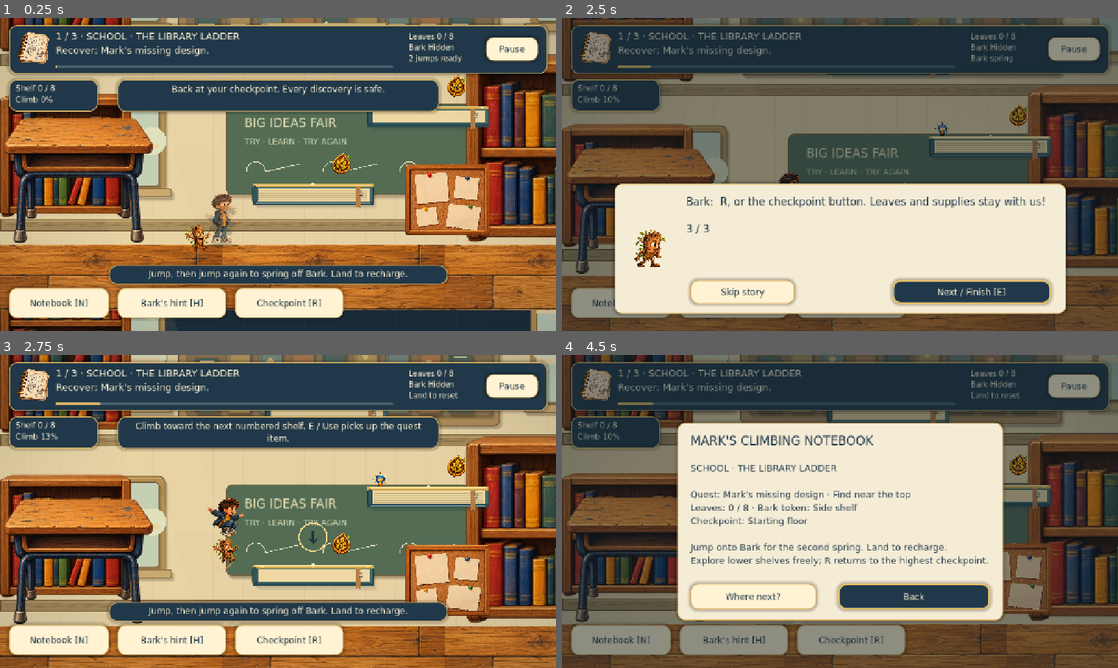
Above: before the commit, frames 1-4 (two rows, left to right).
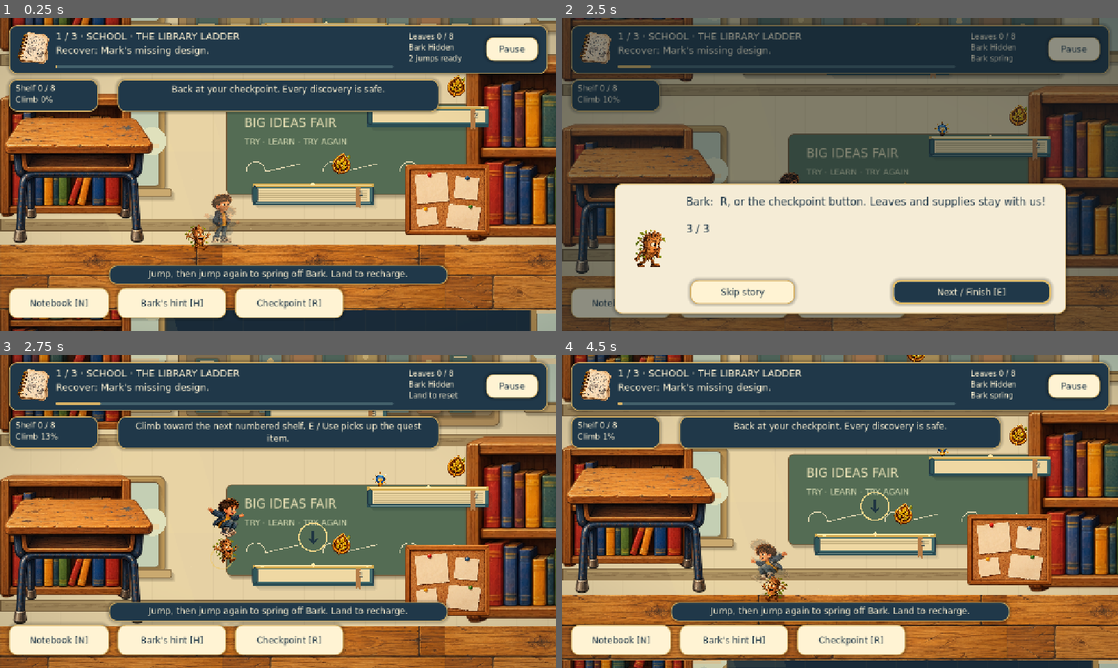
Above: after the commit, the same moments.

Repository: skhaze94-cloud/Mark-and-Bark
Game: Godot game, scene res://tests/jump_review.tscn
Two runs of this game, one before a commit and one after it. Both use one fixed random seed, a clock stepped at 60 frames per second and the inputs below. This scene is started directly instead of the project's main scene.
Inputs (mouse positions are in pixels of both pictures, inside the frame that each line leads up to):
- Up to frame 1 (0.25 s): no input
- Up to frame 2 (2.5 s): click "Pause" at 0.5 s; click "Checkpoint [R]" at 1.25 s; tap Enter at 2 s; move the mouse to (962, 158) at 2.02 s; hold D (right) from 2.03 s (still down); hold H (hint) from 2.03 s (still down); click (962, 158) at 2.17 s; tap Space (jump) at 2.27 s; tap E (interact) at 2.3 s
- Up to frame 3 (2.75 s): keep holding D (right); keep holding H (hint); tap Space (jump) at 2.57 s
- Up to frame 4 (4.5 s): release D (right) at 2.75 s; release H (hint) at 2.75 s; drag from (728, 527) to (812, 574) at 2.77 s; click "Return to checkpoint" at 3.5 s; move the mouse to (895, 442) at 4.27 s; hold A (left) from 4.28 s (still down); hold N (notebook) from 4.28 s (still down)

Frames 1-2 are identical in both runs. In frame 3, less than 0.1% of the frame differs, in the area x 38-43%, y 58-67%; in frame 4, 83%, in the area x 0-100%, y 0-100%.

Commit message:
Polish spring landings, launch direction and companion shelf recovery

Diff:
--- a/project.godot
+++ b/project.godot
@@ -2,7 +2,7 @@
 
 [application]
 config/name="Mark & Bark: The Big Idea"
-config/version="2.0.1 Smooth Spring"
+config/version="2.0.2 Spring Polish"
 run/main_scene="res://scenes/mega.tscn"
 config/features=PackedStringArray("4.4", "GL Compatibility")
 config/description="Three giant vertical climbs through school, bedroom and invention attic, with Bark-assisted spring jumps, quest items, collectibles and forgiving checkpoints."
--- a/scripts/mega_main.gd
+++ b/scripts/mega_main.gd
@@ -20,6 +20,7 @@
 var spring_anchor=Vector2.ZERO
 var spring_contacts=0
 var spring_facing=1
+var spring_release_velocity=0.0
 var dialogue=[]
 var page=0
 var dialogue_portrait: TextureRect
@@ -178,7 +179,7 @@
 func jumped(second):
 	play_sound("jump",1.15 if second else .95)
 	if second:
-		spring_age=0;spring_anchor=campus.bark.position;spring_facing=player.facing;spring_contacts+=1
+		spring_age=0;spring_anchor=campus.bark.position;spring_facing=player.facing;spring_release_velocity=player.velocity.x;spring_contacts+=1
 		campus.bark.texture=Art.tex("bark_actions_hop");player.spring_contact=true;player.show_pose("young_actions_crouch",.09)
 		if spring_contacts%4==1:toast(["Bark: Feet on my leaves! Mark: Spring, please—not sneeze.","Bark: Try three jumps! Mark: We get two. Make this one count.","Bark: Aim for next Tuesday! Mark: The shelf will do."][int(spring_contacts/4)%3])
 func landed(at,strength):
@@ -253,7 +254,7 @@
 	if mode!="campus" or (busy and is_instance_valid(dialogue_label)):return
 	close();var cp=int(Mega.runs[Mega.current].checkpoint);last_shelf=maxi(0,cp+1)
 	player.position=campus.platforms[cp].get_center()+Vector2(0,-12) if cp>=0 else Vector2(510,645)
-	player.velocity=Vector2.ZERO;player.reset_jumps();spring_age=9;campus.bark.rotation=0;campus.bark.position=player.position+Vector2(-80,0);camera.position=Vector2(clampf(player.position.x,640,960),player.position.y-150)
+	player.velocity=Vector2.ZERO;player.reset_jumps();spring_age=9;campus.bark.rotation=0;campus.bark.scale=Vector2(.2*player.facing,.2);campus.bark.position=player.position+Vector2(-80,0);camera.position=Vector2(clampf(player.position.x,640,960),player.position.y-150)
 	toast("Back at your checkpoint. Every discovery is safe.")
 func pause_game():
 	if mode!="campus" or busy:return
@@ -326,6 +327,10 @@
 func update_bark_jump(delta: float) -> void:
 	if mode!="campus" or busy:return
 	var bark=campus.bark
+	# Landings interrupt the airborne choreography, including low ceiling hops.
+	if player.is_on_floor() and spring_age<.45:
+		spring_age=9.0
+		player.spring_contact=false
 	var age_before=spring_age
 	spring_age+=delta
 	var goal: Vector2
@@ -344,13 +349,19 @@
 			player.show_pose("young_actions_jump",.23)
 		var release=clampf((spring_age-.10)/.35,0,1)
 		# Depart from the actual contact position, without a phase-boundary snap.
-		goal=spring_anchor+Vector2(player.velocity.x*.10*release,28*release*release)
+		goal=spring_anchor+Vector2(spring_release_velocity*.10*release,28*release*release)
 		response=18.0
 		desired_scale=Vector2(.19*spring_facing,.22)
 	else:
 		var ready=not player.is_on_floor() and player.jumps_used<2
 		goal=player.position+Vector2(0,60)+player.velocity/22.0 if ready else player.position+Vector2(-75*player.facing,0)
-		if player.is_on_floor():goal.y=campus.support_y(goal.x,player.position.y)
+		if player.is_on_floor():
+			# Keep a resting companion on the same shelf even near its edge.
+			for shelf in campus.platforms:
+				if absf(player.position.y-shelf.position.y)<6 and player.position.x>=shelf.position.x-15 and player.position.x<=shelf.end.x+15:
+					goal.x=clampf(goal.x,shelf.position.x+16,shelf.end.x-16)
+					break
+			goal.y=campus.support_y(goal.x,player.position.y)
 		response=22.0 if ready else 9.0
 		bark.texture=Art.tex("bark_actions_hop" if ready else ("bark_actions_walk_stride_a" if absf(player.velocity.x)>30 else "bark_actions_idle"))
 	bark.position=bark.position.lerp(goal,1-exp(-delta*response))
--- a/scripts/player.gd
+++ b/scripts/player.gd
@@ -90,6 +90,8 @@
 		jump_buffer -= delta
 		coyote = 0.14 if is_on_floor() else coyote-delta
 		velocity.x = move_toward(velocity.x,axis*SPEED,1800*delta)
+		if absf(velocity.x)>10:
+			facing = 1 if velocity.x>0 else -1
 		if jump_buffer > 0:
 			if coyote > 0 and jumps_used==0:
 				velocity.y = JUMP
@@ -119,6 +121,10 @@
 	if absf(velocity.x)>10:
 		facing = 1 if velocity.x>0 else -1
 	sprite.scale.x = visual_scale*facing
+	# A nearby landing can interrupt a spring; never retain its crouch on a shelf.
+	if is_on_floor() and spring_contact:
+		spring_contact=false
+		pose_lock=0
 	pose_lock -= delta
 	if pose_lock <= 0:
 		var pose = "young_actions_idle"
@@ -184,6 +190,13 @@
 
 func reset_jumps() -> void:
 	spring_contact=false
+	pose_lock=0
+	landing=0
+	if is_instance_valid(sprite):
+		sprite.texture=Art.tex("young_actions_idle")
+		last_texture=sprite.texture
+		sprite.modulate.a=1
+		sprite.rotation=0
 	jumps_used=0
 	coyote=0
 	jump_buffer=0
--- a/tests/jump_review.gd
+++ b/tests/jump_review.gd
@@ -51,6 +51,28 @@
 	check(game.spring_age>age,"Resuming continues the launch")
 	game.retry();await ticks(8);Progress.settings.reduced_motion=true;game.jump();await ticks(24);game.jump();await ticks(3)
 	check(game.campus.bark.scale==Vector2.ONE*.2 and game.campus.bark.rotation==0,"Reduced motion removes squash and lean")
+	Progress.settings.reduced_motion=false
+	game.retry();await ticks(8);game.jump();await ticks(24);game.jump();await ticks(2);game.retry()
+	check(game.player.pose_lock<=0 and game.player.sprite.modulate.a==1 and game.campus.bark.scale==Vector2(.2*game.player.facing,.2),"Checkpoint clears contact pose and squash immediately")
+	game.retry();await ticks(8);game.jump();await ticks(2);game.jump();await ticks(2)
+	check(game.player.jumps_used==2 and game.player.velocity.y<-500,"Rapid double tap launches immediately")
+	game.jump();await ticks(2)
+	check(game.player.jumps_used==2,"Rapid third tap cannot add another spring")
+	game.retry();await ticks(8);game.player.facing=1;game.jump();await ticks(24)
+	game.fingers[-1]="left";game.jump();await ticks(2)
+	check(game.spring_facing==-1,"Reversing on the launch frame uses the new direction")
+	var release_speed=game.spring_release_velocity
+	game.fingers.clear();game.fingers[-2]="right";await ticks(12)
+	check(game.spring_release_velocity==release_speed and game.player.velocity.x>0,"Midair steering stays responsive without reversing Bark's release")
+	game.fingers.clear();game.retry();await ticks(8)
+	var ceiling=StaticBody2D.new();var collision=CollisionShape2D.new();var shape=RectangleShape2D.new();shape.size=Vector2(220,16);collision.shape=shape;ceiling.add_child(collision);ceiling.position=game.player.position+Vector2(0,-110);game.campus.add_child(ceiling)
+	await ticks(2);game.jump();await ticks(2);game.jump();await ticks(15)
+	check(game.player.is_on_floor() and not game.player.spring_contact and game.spring_age>=.45,"A low ceiling landing cancels airborne choreography")
+	check(game.player.pose_lock<=0 and game.player.sprite.texture==Art.tex("young_actions_idle"),"Early landing restores Mark's standing pose")
+	ceiling.queue_free();await ticks(2)
+	var shelf=game.campus.platforms[0]
+	game.player.position=Vector2(shelf.position.x+8,shelf.position.y-1);game.player.velocity=Vector2.ZERO;game.player.reset_jumps();await ticks(90)
+	check(game.campus.bark.position.x>=shelf.position.x and absf(game.campus.bark.position.y-shelf.position.y)<2,"Bark rests on Mark's shelf at its edge")
 	game.effects.stop();game.effects.stream=null;await game.soundscape.drain();game.queue_free();await ticks(4)
 	print("JUMP RESULT: ",passed," passed; ",failures.size()," failed")
 	get_tree().quit(0 if failures.is_empty() else 1)
Not shown, changed: README.md
Not shown, changed: docs/SMOOTH_SPRING.md
